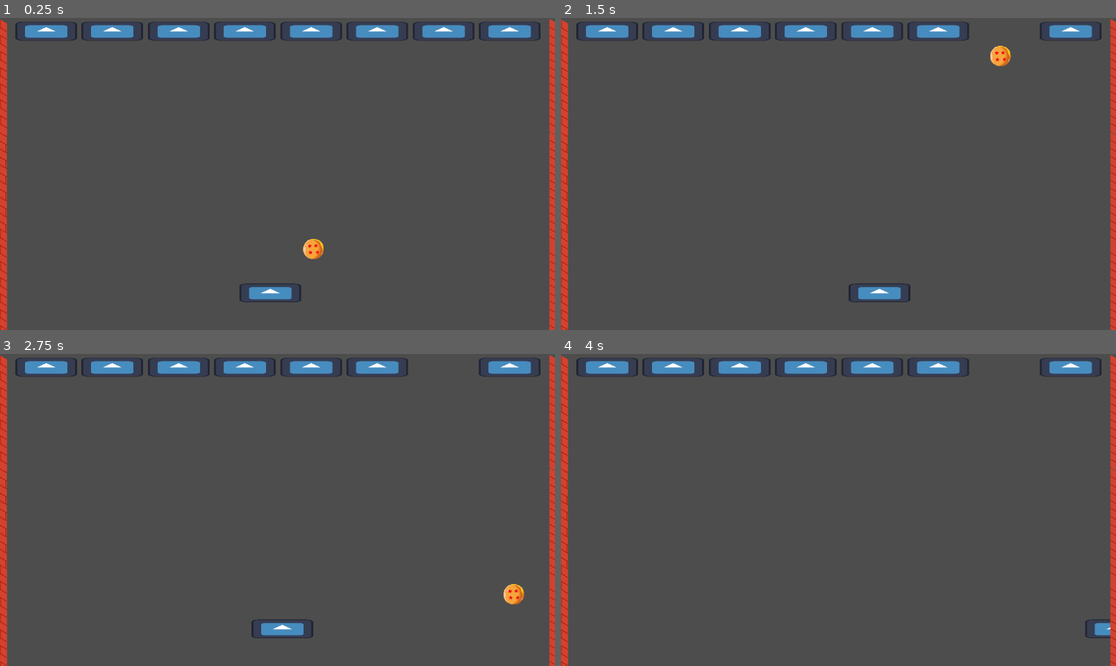
Above: before the commit, frames 1-4 (two rows, left to right).
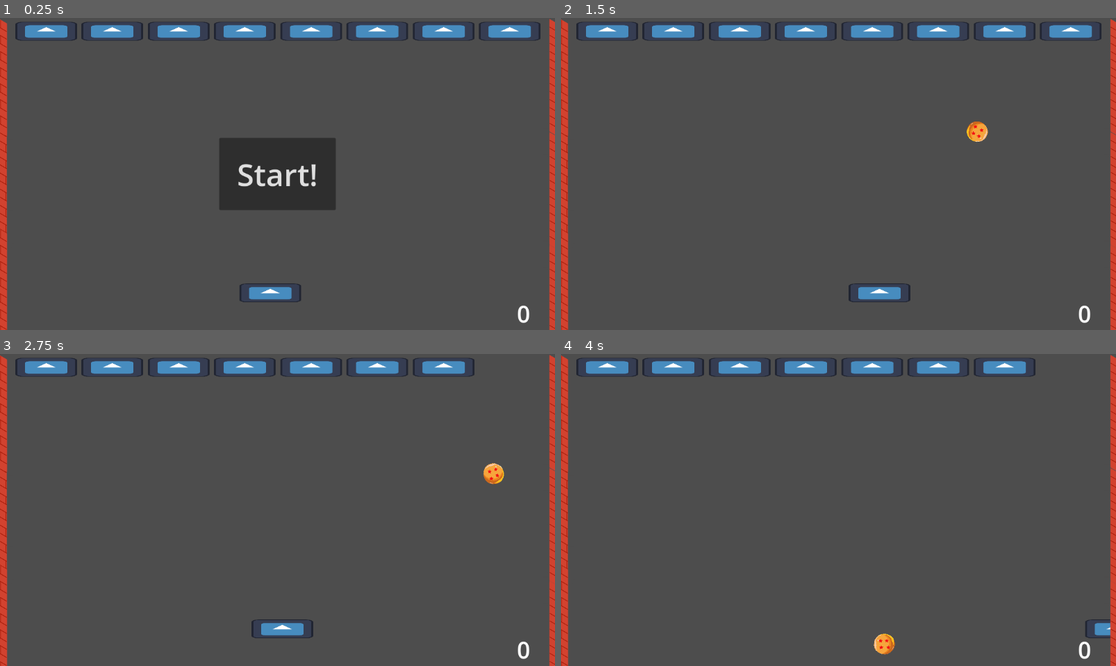
Above: after the commit, the same moments.

Repository: binhrobles/BreakoutPlus
Game: Godot game, scene res://main.tscn
Two runs of this game, one before a commit and one after it. Both use one fixed random seed, a clock stepped at 60 frames per second and the inputs below. The engine's default icon, where the game draws it, is replaced by a stand-in: a white triangle on a blue panel in a dark square.
Inputs (mouse positions are in pixels of both pictures, inside the frame that each line leads up to):
- Up to frame 1 (0.25 s): no input
- Up to frame 2 (1.5 s): click (838, 174) at 0.5 s, where only the run after the commit has a clickable "Start!"; hold Right (slide_right) from 1.28 s (still down)
- Up to frame 3 (2.75 s): release Right (slide_right) at 2.03 s; hold A (slide_left) from 2.03 s (still down)
- Up to frame 4 (4 s): release A (slide_left) at 2.78 s; hold Right (slide_right) from 2.78 s (still down)

The runs differ from the first frame. In frame 1, 5.0% of the frame differs, in the area x 39-96%, y 38-98%; in frame 2, 0.9%; in frame 3, 1.3%; in frame 4, 1.1%.

Commit message:
add hud, spinning

Diff:
--- /dev/null
+++ b/HUD.gd
@@ -0,0 +1,14 @@
+extends CanvasLayer
+
+# Notifies `Main` node that the button has been pressed
+signal start_game
+
+func update_score(score):
+	$ScoreLabel.text = str(score)
+
+func game_over():
+	$StartButton.show()
+
+func _on_start_button_pressed():
+	$StartButton.hide()
+	start_game.emit()
--- a/main.gd
+++ b/main.gd
@@ -1,9 +1,13 @@
 extends Node2D
+
+var Ball = preload("res://scenes/ball.tscn")
 
 var score = 0;
 
 func new_game():
-	$Ball.start();
+	var b = Ball.instantiate()
+	b.start(Vector2(600, 500), -45);
+	get_tree().root.add_child(b)
 
 func _ready():
-	new_game()
+	pass;
--- a/main.tscn
+++ b/main.tscn
@@ -2,18 +2,15 @@
 
 [ext_resource type="Script" path="res://main.gd" id="1_m387k"]
 [ext_resource type="PackedScene" uid="uid://7rn131ihlkkv" path="res://scenes/brick.tscn" id="1_pn8ra"]
-[ext_resource type="PackedScene" uid="uid://45fruaqy1u6a" path="res://scenes/ball.tscn" id="1_q37dh"]
 [ext_resource type="PackedScene" uid="uid://ninor6rfhl1y" path="res://scenes/paddle.tscn" id="2_6i2m4"]
 [ext_resource type="PackedScene" uid="uid://dcfw0i0ug11yc" path="res://scenes/wall.tscn" id="5_fv0fe"]
+[ext_resource type="PackedScene" uid="uid://c2msteevawecd" path="res://scenes/hud.tscn" id="6_8ntav"]
 
 [node name="Main" type="Node2D"]
 script = ExtResource("1_m387k")
 
 [node name="Paddle" parent="." instance=ExtResource("2_6i2m4")]
 position = Vector2(561, 571)
-
-[node name="Ball" parent="." instance=ExtResource("1_q37dh")]
-position = Vector2(594, 520)
 
 [node name="Rows" type="Node2D" parent="."]
 
@@ -63,4 +60,6 @@
 position = Vector2(-15, 547)
 rotation = -3.14159
 
-[node name="HUD" type="CanvasLayer" parent="."]
+[node name="HUD" parent="." instance=ExtResource("6_8ntav")]
+
+[connection signal="start_game" from="HUD" to="." method="new_game"]
--- a/scenes/ball.gd
+++ b/scenes/ball.gd
@@ -1,14 +1,18 @@
 extends CharacterBody2D
 
 var speed = 400
+var spin_factor = 0.5;
 
-func start():
-	position = Vector2(600, 500)
-	velocity = Vector2(speed, 0).rotated(45);
+func start(_position, _rotation):
+	rotation_degrees = _rotation
+	position = _position;
+	velocity = Vector2(speed, 0).rotated(rotation);
 
 func _physics_process(delta):
+	rotation += (delta * velocity.length() * spin_factor)
 	var collision = move_and_collide(velocity * delta)
 	if collision:
+		spin_factor *= -1;
 		velocity = velocity.bounce(collision.get_normal())
 		if collision.get_collider().has_method("hit"):
 			collision.get_collider().hit()
--- /dev/null
+++ b/scenes/hud.tscn
@@ -0,0 +1,37 @@
+[gd_scene load_steps=2 format=3 uid="uid://c2msteevawecd"]
+
+[ext_resource type="Script" path="res://HUD.gd" id="1_nx4u4"]
+
+[node name="HUD" type="CanvasLayer"]
+script = ExtResource("1_nx4u4")
+
+[node name="ScoreLabel" type="Label" parent="."]
+anchors_preset = 3
+anchor_left = 1.0
+anchor_top = 1.0
+anchor_right = 1.0
+anchor_bottom = 1.0
+offset_left = -79.0
+offset_top = -67.0
+grow_horizontal = 0
+grow_vertical = 0
+size_flags_horizontal = 0
+theme_override_font_sizes/font_size = 48
+text = "0"
+
+[node name="StartButton" type="Button" parent="."]
+anchors_preset = 8
+anchor_left = 0.5
+anchor_top = 0.5
+anchor_right = 0.5
+anchor_bottom = 0.5
+offset_left = -121.0
+offset_top = -75.0
+offset_right = 121.0
+offset_bottom = 75.0
+grow_horizontal = 2
+grow_vertical = 2
+theme_override_font_sizes/font_size = 64
+text = "Start!"
+
+[connection signal="pressed" from="StartButton" to="." method="_on_start_button_pressed"]
